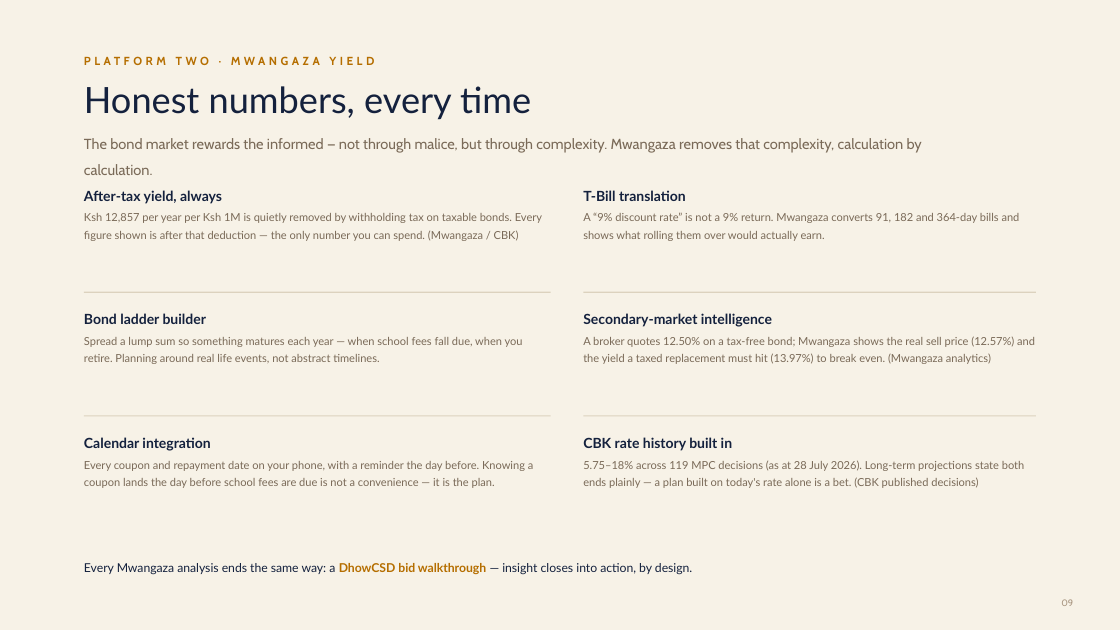
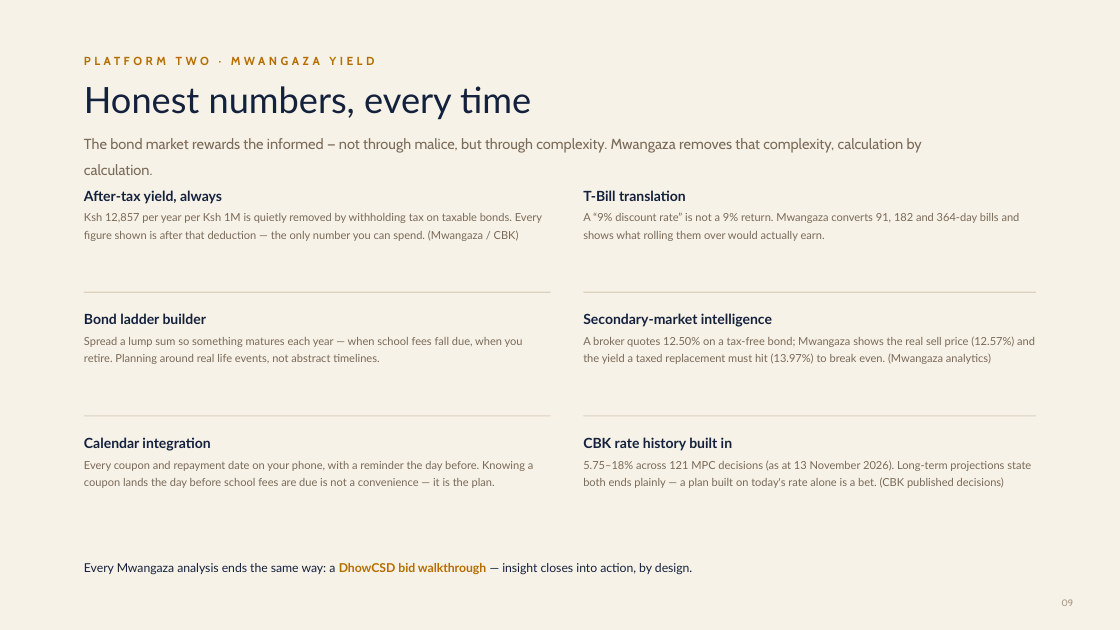
Before and after one commit to PapaDanico/JiPange, a slide deck: slide 9 of web/public/partners/jipange-mwangaza-partnership-deck.pptx. Drawn at 1120x630 pixels with LibreOffice and Linux fonts; fonts in the diff are those of the drawing. Boxes give left, top, right and bottom in pixels: in the first picture for what was removed or moved away, otherwise in the second. Text is boxed around its words. In the diff, an @@ line names an element or a change of style, - is before the commit and + after.

```diff
--- a/web/public/partners/jipange-mwangaza-partnership-deck.pptx
+++ b/web/public/partners/jipange-mwangaza-partnership-deck.pptx
@@ text at box(583, 460, 1031, 488): text changed @@
-5.75–18% across 119 MPC decisions (as at 28 July 2026). Long-term projections state both ends plainly — a plan built on today's rate alone is a bet. (CBK published decisions)
+5.75–18% across 121 MPC decisions (as at 13 November 2026). Long-term projections state both ends plainly — a plan built on today's rate alone is a bet. (CBK published decisions)
```
Also in this commit, not shown: 7 other slides changed.
